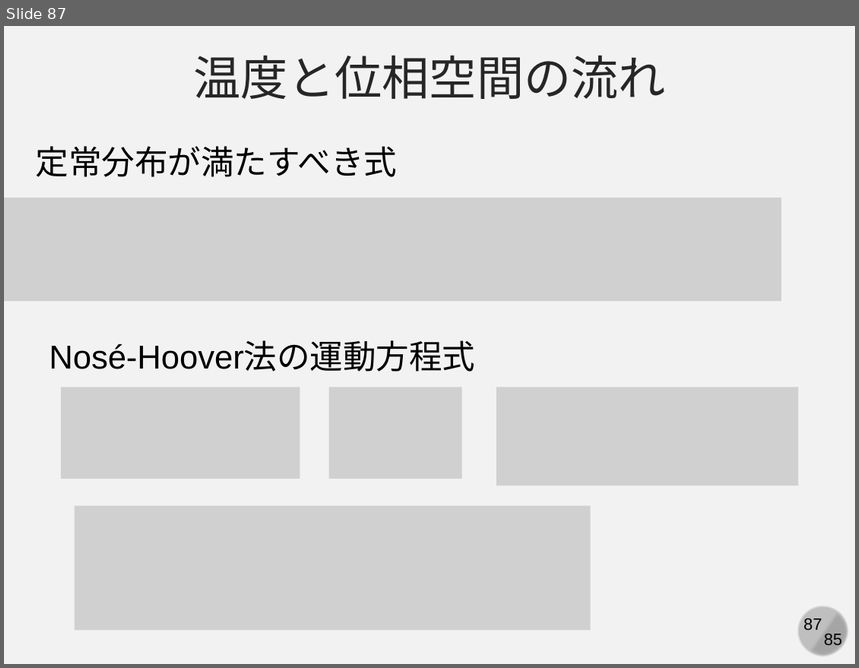
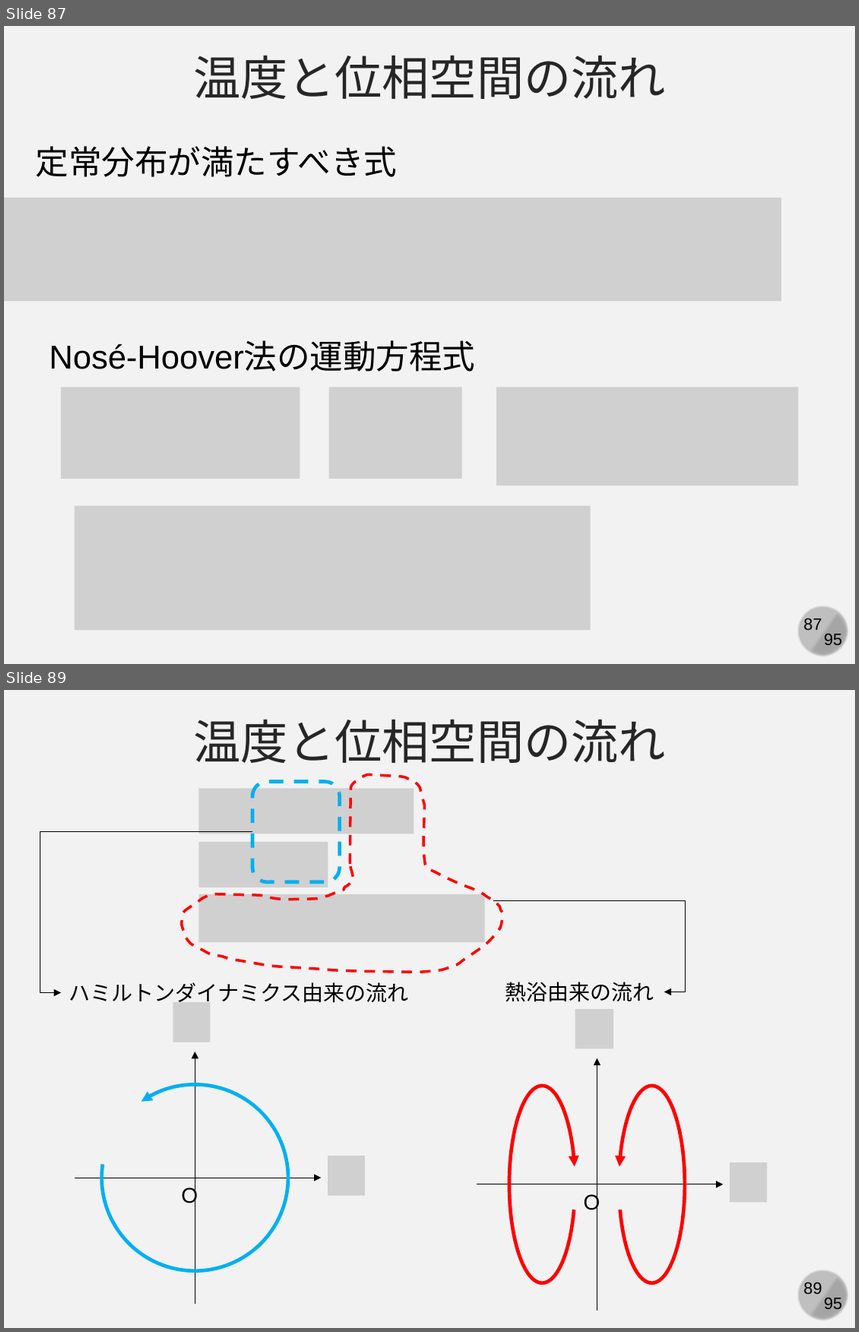
Before and after one commit to kaityo256/simulation_engineering, a slide deck: 06_md_observable/simulation06.pptx. Shown one above the other, each under a label of ours: slide 87 before the commit, slides 87 and 89 after it; the slides between them are not shown. The pictures are 859x668 and 859x1332 pixels, drawn with LibreOffice and Linux fonts; fonts in the diff are those of the drawing; grey boxes stand for pictures. Boxes give left, top, right and bottom in pixels: in the first picture for what was removed or moved away, otherwise in the second. Text is boxed around its words. In the diff, an @@ line names an element or a change of style, - is before the commit and + after.

```diff
--- a/06_md_observable/simulation06.pptx
+++ b/06_md_observable/simulation06.pptx
@@ slide 89 added at [4,690,855,1328], background #F2F2F2; not listed: 4 template elements that a slide beside it also shows @@
@@ text added at [193,719,666,763], 40 pt, text #262626 @@
+温度と位相空間の流れ
@@ freeform shape added at [182,774,503,972], outline #FF0000 2.25 pt dashed @@
@@ picture added at [199,789,414,834] @@
@@ rounded rectangle added at [253,782,339,882], outline #00B0F0 3 pt dashed @@
@@ elbow arrow added from (253, 832) to (61, 993), #000000 0.5 pt @@
@@ picture added at [199,842,329,888] @@
@@ picture added at [199,894,485,942] @@
@@ elbow arrow added from (493, 901) to (664, 992), #000000 0.5 pt @@
@@ text added at [69,983,409,1003], 18 pt, text #000000 @@
+ハミルトンダイナミクス由来の流れ
@@ text added at [505,982,654,1002], 18 pt, text #000000 @@
+熱浴由来の流れ
@@ group added at [477,1009,768,1310]: 2 arrows, 2 pictures, 2 arc (boxed as its full ellipse)s, 1 text @@
+O
@@ group added at [75,1002,365,1304]: 2 arrows, 2 pictures, 1 arc (boxed as its full ellipse), 1 text @@
+O
@@ slide 87 changed as well @@
@@ text at [824,634,842,649]: text changed @@
-85
+95
```
Also in this commit, not shown: 88 other slides changed, 5 other slides added.
